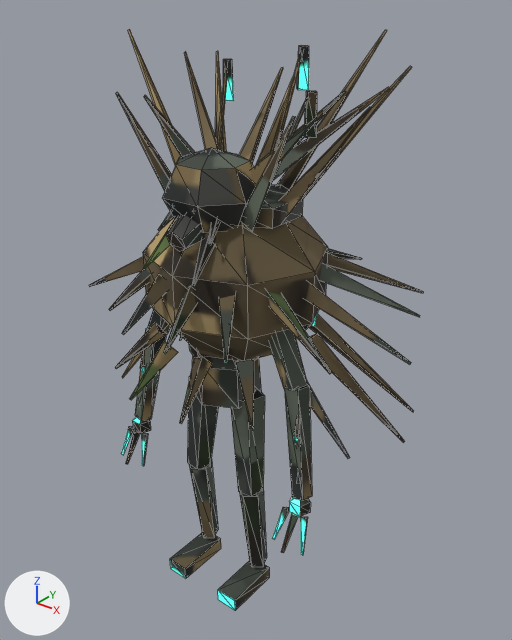
The glTF model assets/models/reed_lurker.glb: old version first, new version second.
Camera for both pictures: a 50 mm lens placed at (1.35, -1.53, 2.03), pointed at (-0.01, 0.17, 0.98). The axes (+X, +Y, +Z) are drawn at lower left. The lights are the same throughout. The picture after the commit comes second. Mesh edges are drawn as thin lines. Vertices at exactly the same position are counted once.

Objects in the first picture: 'ReedLurkerMesh'.
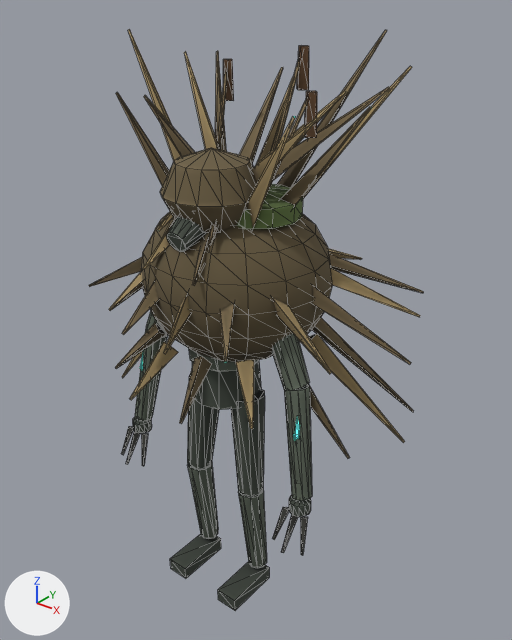
Patch to the scene script:
```diff
--- a/assets/models/reed_lurker.glb.py
+++ b/assets/models/reed_lurker.glb.py
@@ me_reedlurkermesh @@
 # used by ob_reedlurkermesh; location = (0.0, 0.0, 0.0)
-me_reedlurkermesh.from_pydata(...)  # 629 vertices, 930 faces; spans x -0.55..0.6, y -0.34..0.68, z 0.01..1.88
+me_reedlurkermesh.from_pydata(...)  # 918 vertices, 1508 faces; spans x -0.55..0.6, y -0.34..0.68, z 0.01..1.88
+# me_reedlurkermesh part 1: 2 vertices moved within x -0.12..0.12, y -0.06, z 0.44; 8 vertices removed from x -0.39..0.39, y -0.06, z 0.51..0.55; 297 vertices added at x -0.39..0.39, y -0.24..0.36, z 0.08..1.56
+# me_reedlurkermesh part 2: 562 kept faces spanning x -0.55..0.6, y -0.34..0.68, z 0.01..1.88 get new texture (UV) coordinates
 me_reedlurkermesh.materials.append(mat_reedlurkermesh_baked)
```

Location of each change, (x1, y1, x2, y2) in pixels of the pictures (512 x 640 px):
part 1 of me_reedlurkermesh, built on: before (134, 417, 311, 567); after (133, 148, 332, 568)
part 2 of me_reedlurkermesh, surface changed: (89, 46, 424, 611) in both
